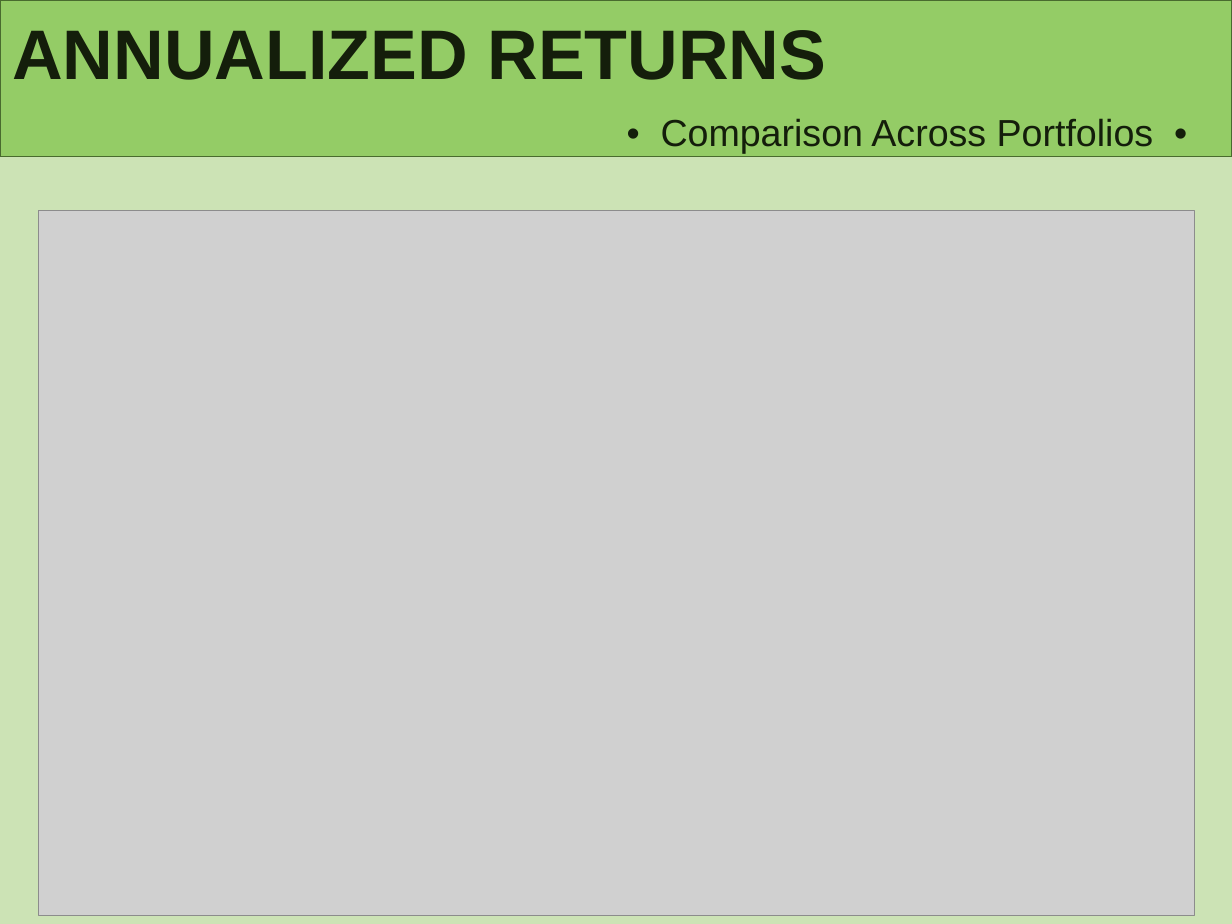
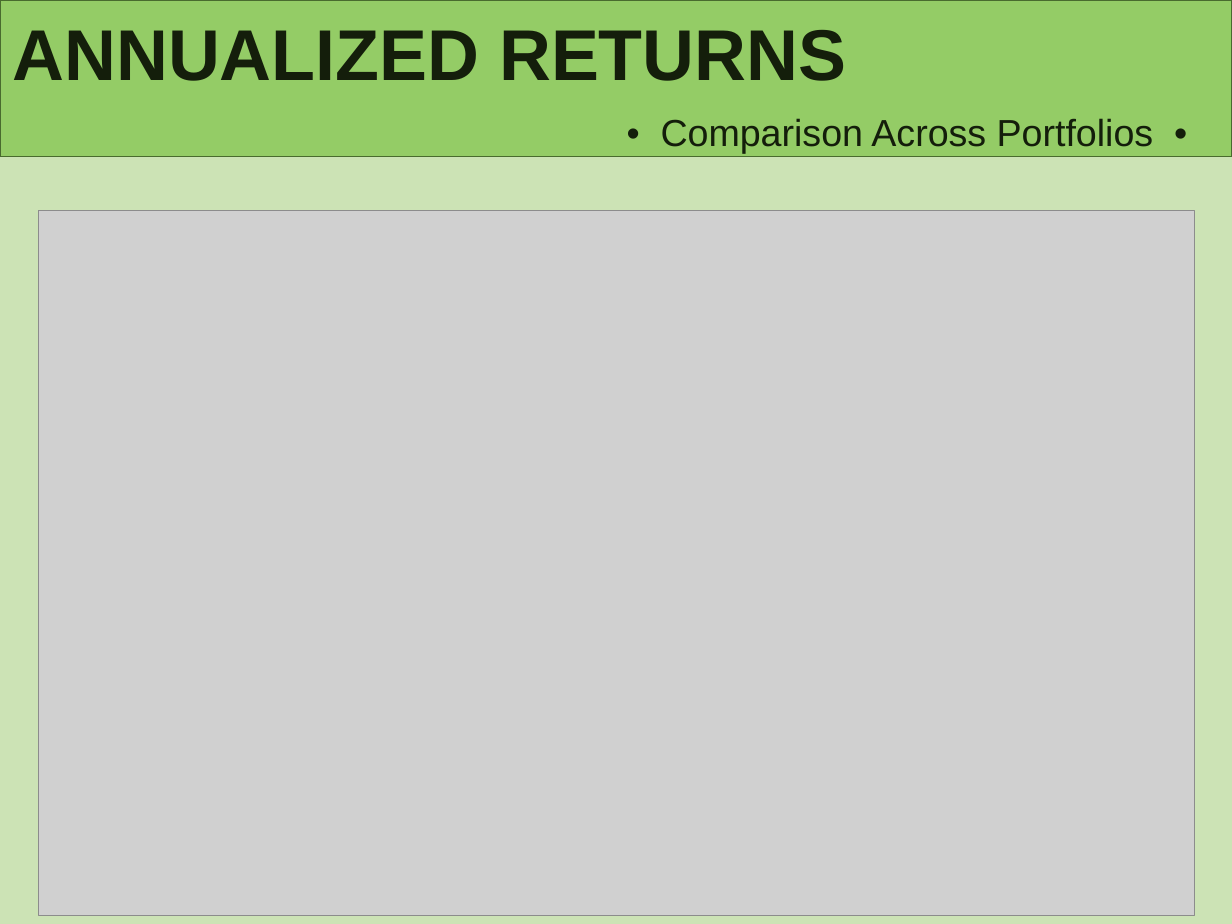
Before and after one commit to lindseyhardouin/Challenging_the_Status_Quo, a slide deck: slide 12 of presentation/P1- Challening the Status Quo.pptx. Drawn at 1232x924 pixels with LibreOffice and Linux fonts; fonts in the diff are those of the drawing; grey boxes stand for pictures. Boxes give left, top, right and bottom in pixels: in the first picture for what was removed or moved away, otherwise in the second. Text is boxed around its words. In the diff, an @@ line names an element or a change of style, - is before the commit and + after.

```diff
--- a/presentation/P1- Challening the Status Quo.pptx
+++ b/presentation/P1- Challening the Status Quo.pptx
@@ title "ANNUALIZED RETURNS" at [12, 30, 846, 81]: size 41 to 42 pt @@
```
Also in this commit, not shown: 4 other slides changed.
